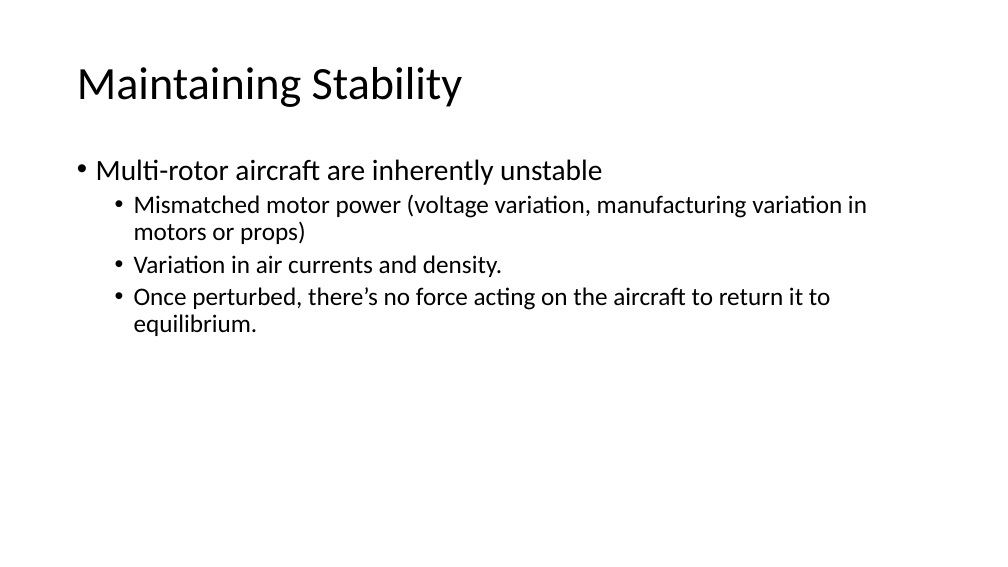
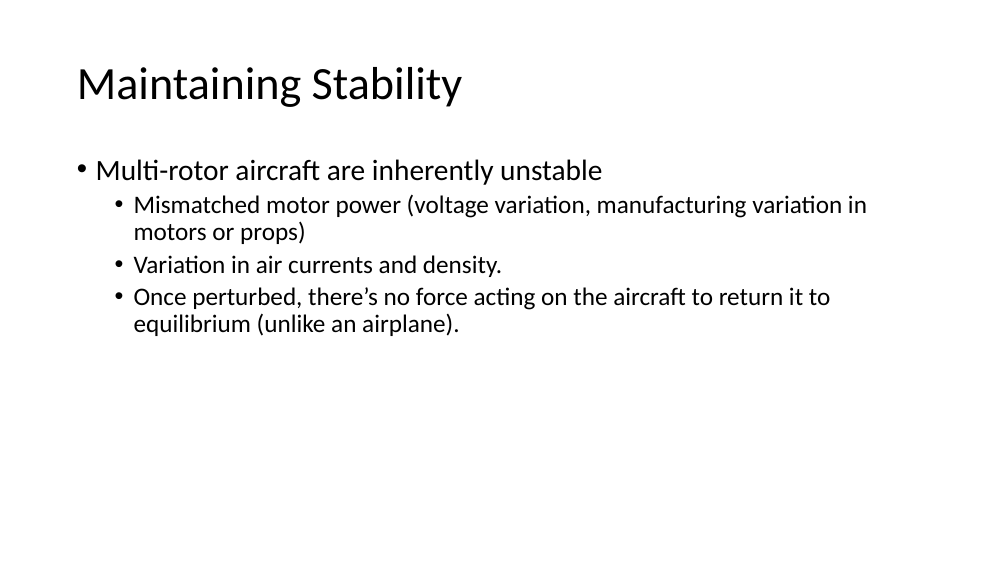
Before and after one commit to NVSL/QuadClass-Resources, a slide deck: slide 3 of labs/Sensing-And-Filtering/Sensing-And-Filtering.pptx. Drawn at 1008x567 pixels with LibreOffice and Linux fonts; fonts in the diff are those of the drawing. Boxes give left, top, right and bottom in pixels: in the first picture for what was removed or moved away, otherwise in the second. Text is boxed around its words. In the diff, an @@ line names an element or a change of style, - is before the commit and + after.

```diff
--- a/labs/Sensing-And-Filtering/Sensing-And-Filtering.pptx
+++ b/labs/Sensing-And-Filtering/Sensing-And-Filtering.pptx
@@ text at [134,287,831,336]: text changed @@
-  • Once perturbed, there’s no force acting on the aircraft to return it to equilibrium.
+  • Once perturbed, there’s no force acting on the aircraft to return it to equilibrium (unlike an airplane).
```
Also in this commit, not shown: 1 other slide changed, 2 other files.
